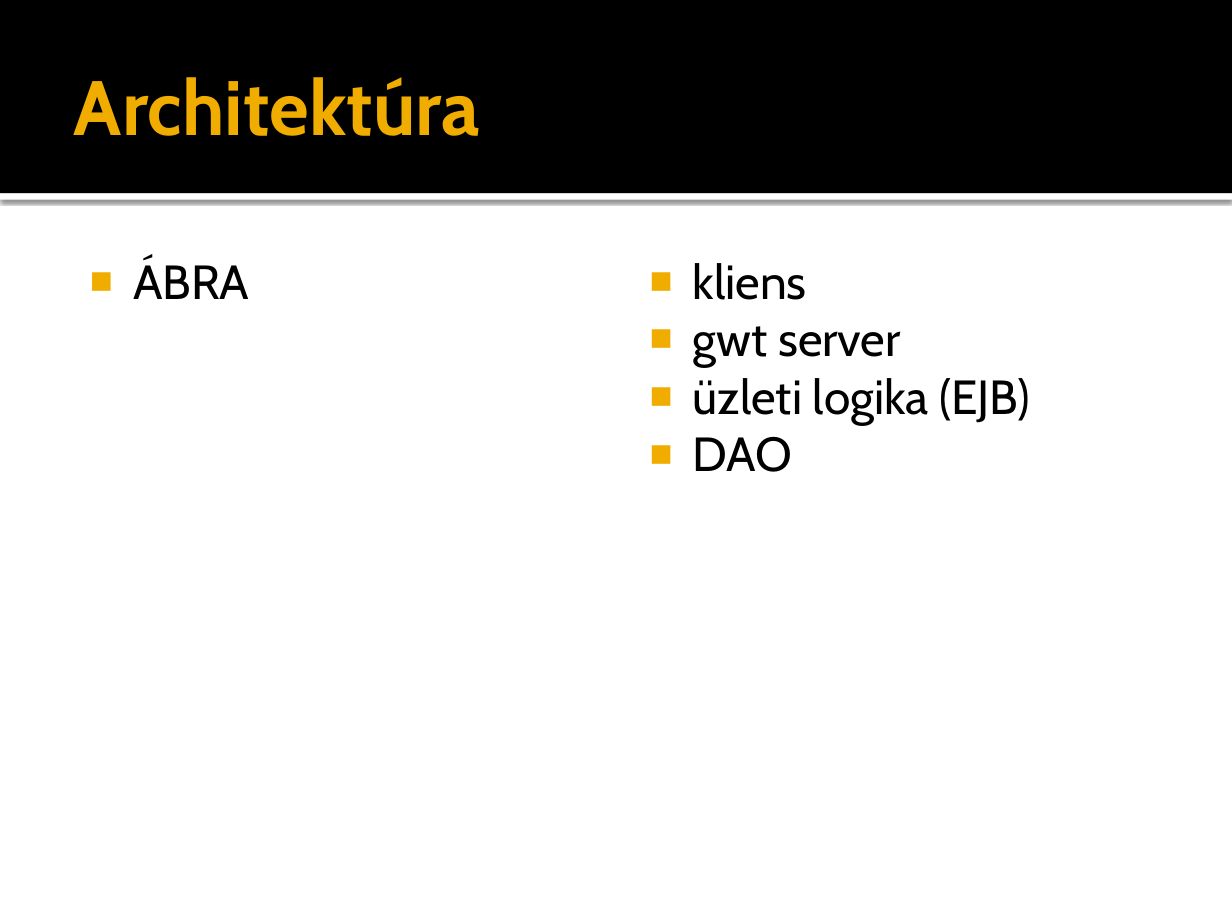
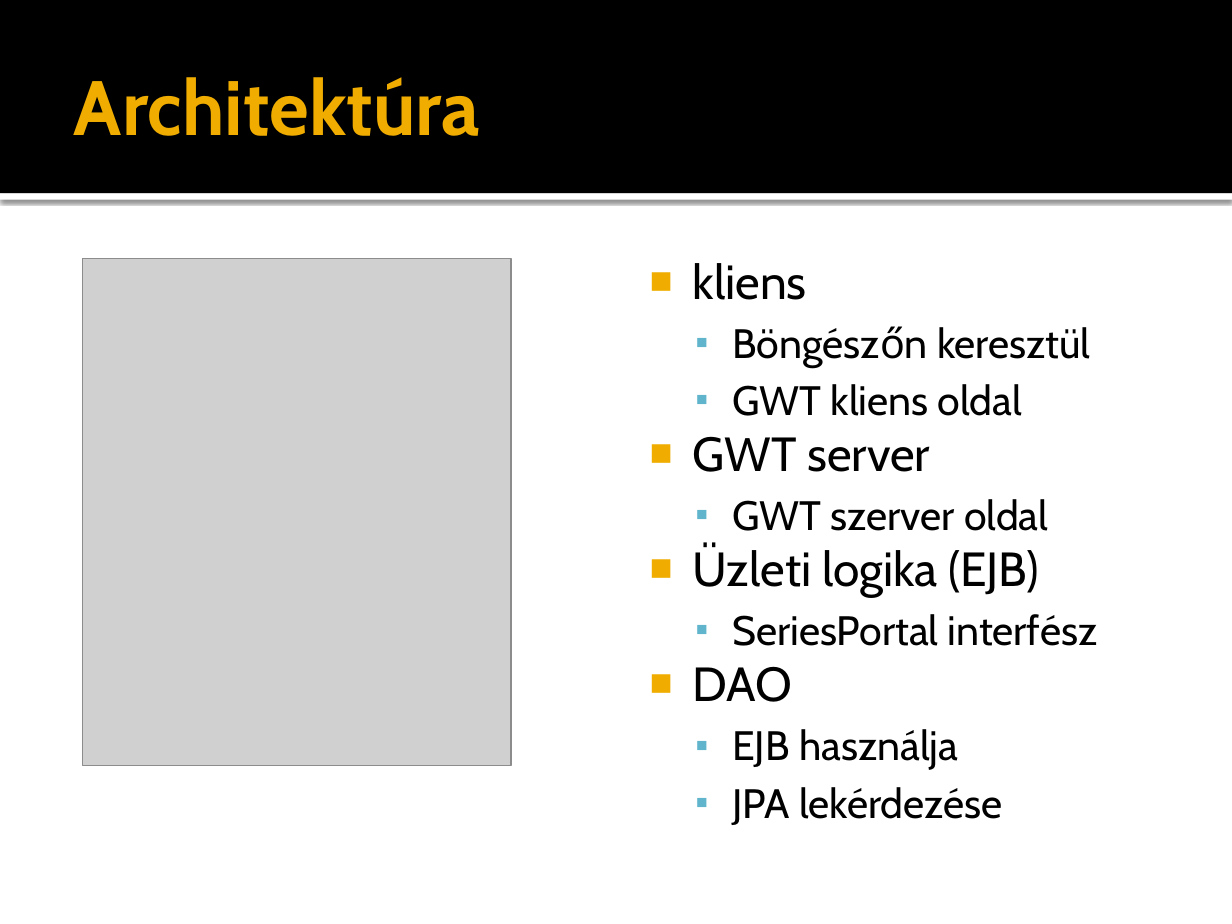
Before and after one commit to zkiss/series-portal, a slide deck: slide 5 of doc/03 prezentacio/prezentacio.pptx (slide 6 before the commit). Drawn at 1232x924 pixels with LibreOffice and Linux fonts; fonts in the diff are those of the drawing; grey boxes stand for pictures. Boxes give left, top, right and bottom in pixels: in the first picture for what was removed or moved away, otherwise in the second. Text is boxed around its words. In the diff, an @@ line names an element or a change of style, - is before the commit and + after.

```diff
--- a/doc/03 prezentacio/prezentacio.pptx
+++ b/doc/03 prezentacio/prezentacio.pptx
@@ picture added at (83,259,511,765) @@
@@ text removed at (133,258,249,299) @@
-■ ÁBRA
@@ text at (693,327,1098,646): text changed; size 28 to 24 pt @@
-■ gwt server
-■ üzleti logika (EJB)
+  ▪ Böngészőn keresztül
+  ▪ GWT kliens oldal
+■ GWT server
+  ▪ GWT szerver oldal
+■ Üzleti logika (EJB)
+  ▪ SeriesPortal interfész
@@ text at (732,729,1002,825): paragraphs added @@
+  ▪ EJB használja
+  ▪ JPA lekérdezése
```
Also in this commit, not shown: 4 other slides changed, 1 slide added, 2 slides removed.
